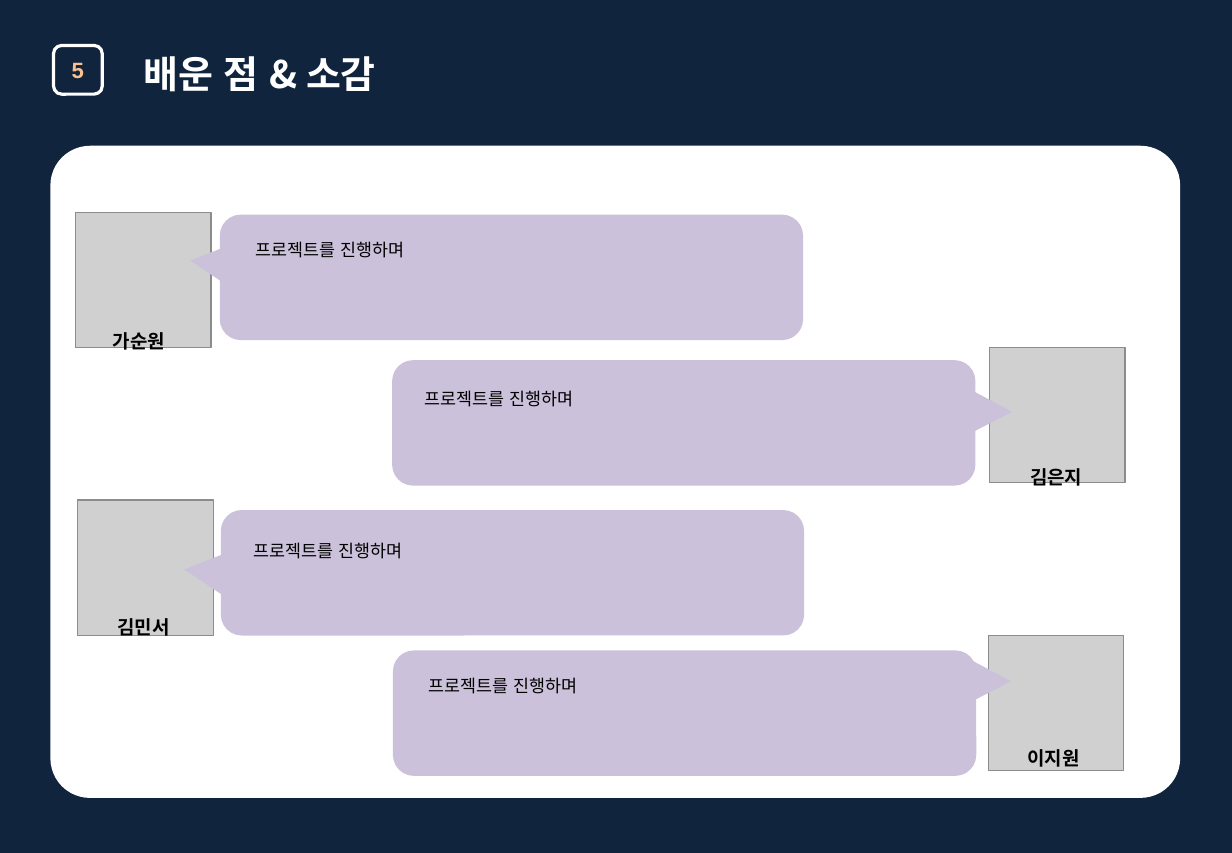
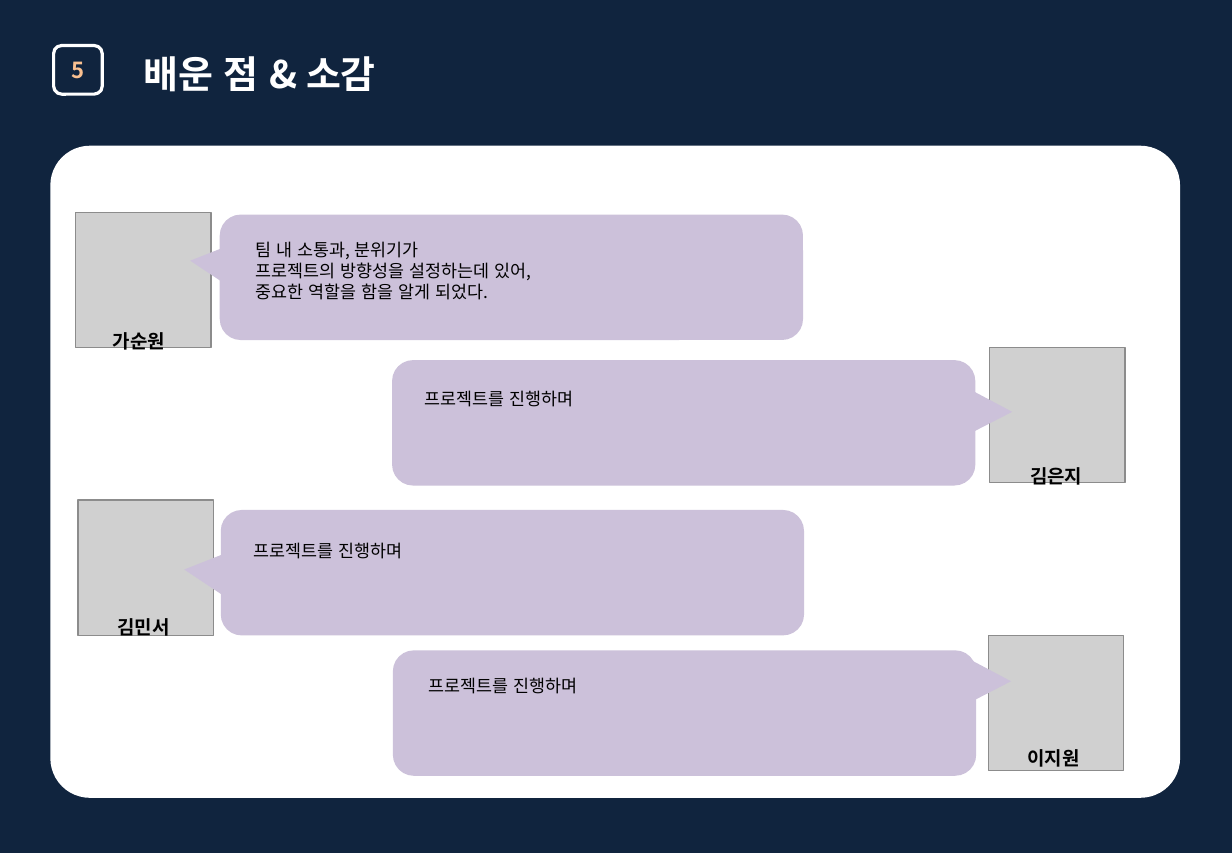
Before and after one commit to OrchardTree7/React-Todolist, a slide deck: slide 16 of 웹프레임워크1(B)_10팀_NONE-ERROR 최종발표.pptx. Drawn at 1232x853 pixels with LibreOffice and Linux fonts; fonts in the diff are those of the drawing; grey boxes stand for pictures. Boxes give left, top, right and bottom in pixels: in the first picture for what was removed or moved away, otherwise in the second. Text is boxed around its words. In the diff, an @@ line names an element or a change of style, - is before the commit and + after.

Commit message:
edit pptx

```diff
--- a/웹프레임워크1(B)_10팀_NONE-ERROR 최종발표.pptx
+++ b/웹프레임워크1(B)_10팀_NONE-ERROR 최종발표.pptx
@@ background #0F243E to #10243E @@
@@ rounded rectangle "5" at box(53, 46, 102, 94): font Arial to Noto Sans CJK KR; proportions changed @@
@@ rounded rectangle at box(220, 215, 803, 340): proportions changed @@
@@ text removed at box(256, 241, 405, 258) @@
-프로젝트를 진행하며
@@ text added at box(256, 241, 532, 300), 11 pt, text #000000 @@
+팀 내 소통과, 분위기가
+프로젝트의 방향성을 설정하는데 있어,
+중요한 역할을 함을 알게 되었다.
```
Also in this commit, not shown: 16 other slides changed, 2 other files.
